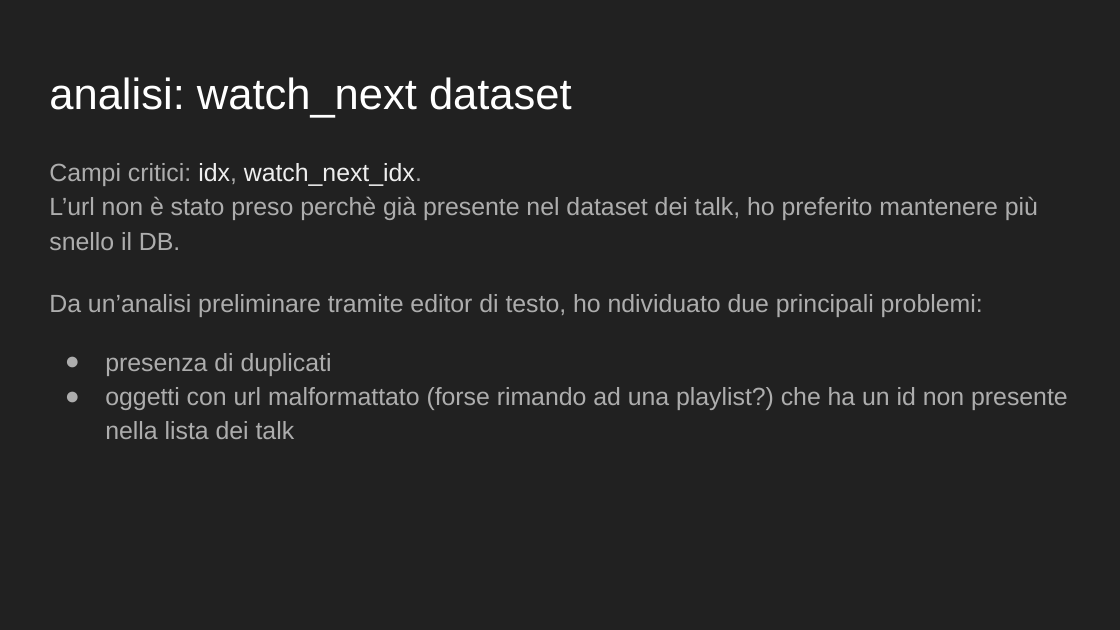
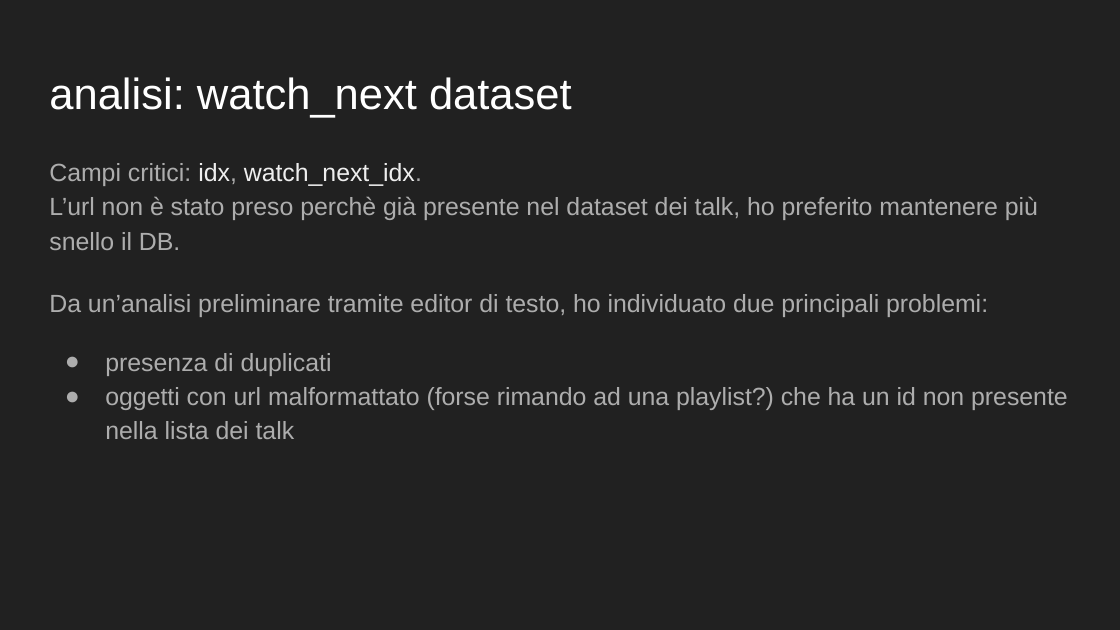
Before and after one commit to abeteverde/laboratorio-TCM, a slide deck: slide 4 of compito2/myTEDx AWSGlue.pptx. Drawn at 1120x630 pixels with LibreOffice and Linux fonts; fonts in the diff are those of the drawing. Boxes give left, top, right and bottom in pixels: in the first picture for what was removed or moved away, otherwise in the second. Text is boxed around its words. In the diff, an @@ line names an element or a change of style, - is before the commit and + after.

```diff
--- a/compito2/myTEDx AWSGlue.pptx
+++ b/compito2/myTEDx AWSGlue.pptx
@@ text at [49,294,988,317]: text changed @@
-Da un’analisi preliminare tramite editor di testo, ho ndividuato due principali problemi:
+Da un’analisi preliminare tramite editor di testo, ho individuato due principali problemi:
```
Also in this commit, not shown: 1 other slide changed, 1 other file.
